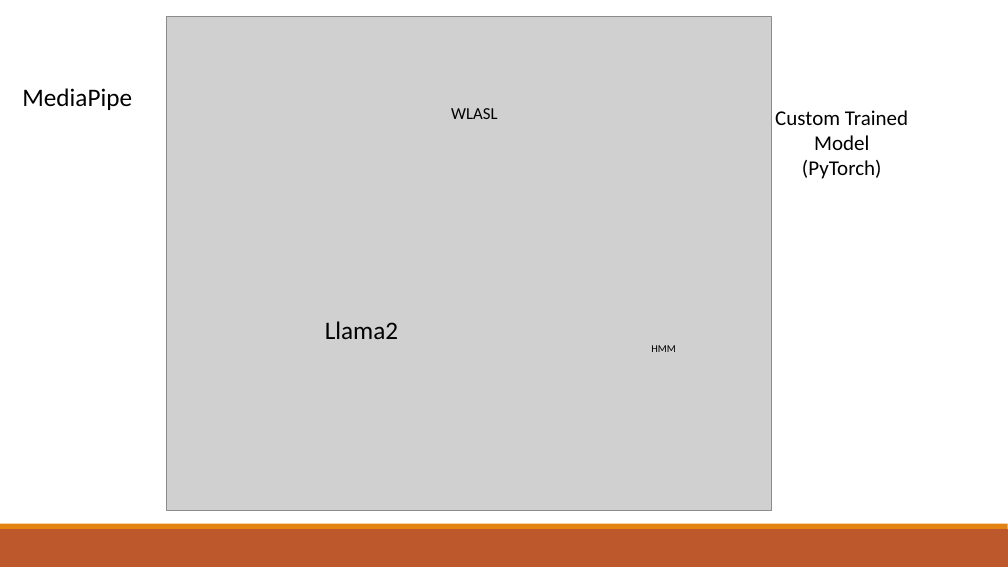
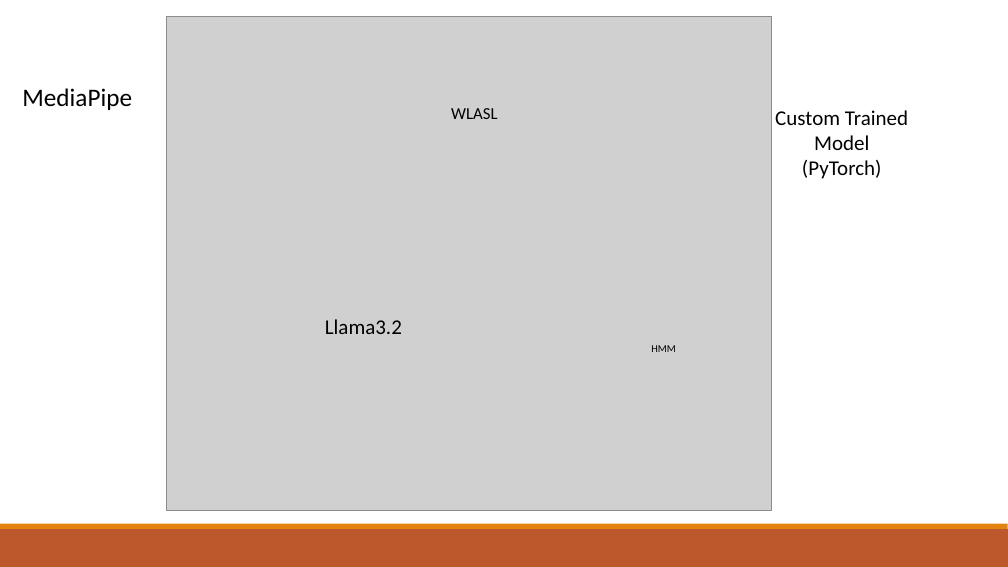
Before and after one commit to sanjaykn8/Sign2Note, a slide deck: slide 7 of Sign2Notes.pptx (slide 9 before the commit). Drawn at 1008x567 pixels with LibreOffice and Linux fonts; fonts in the diff are those of the drawing; grey boxes stand for pictures. Boxes give left, top, right and bottom in pixels: in the first picture for what was removed or moved away, otherwise in the second. Text is boxed around its words. In the diff, an @@ line names an element or a change of style, - is before the commit and + after.

```diff
--- a/Sign2Notes.pptx
+++ b/Sign2Notes.pptx
@@ text at bbox=[325, 319, 402, 334]: text changed; size 24 to 20 pt @@
-Llama2
+Llama3.2
```
Also in this commit, not shown: 3 slides added, 4 slides removed, 13 other files.
